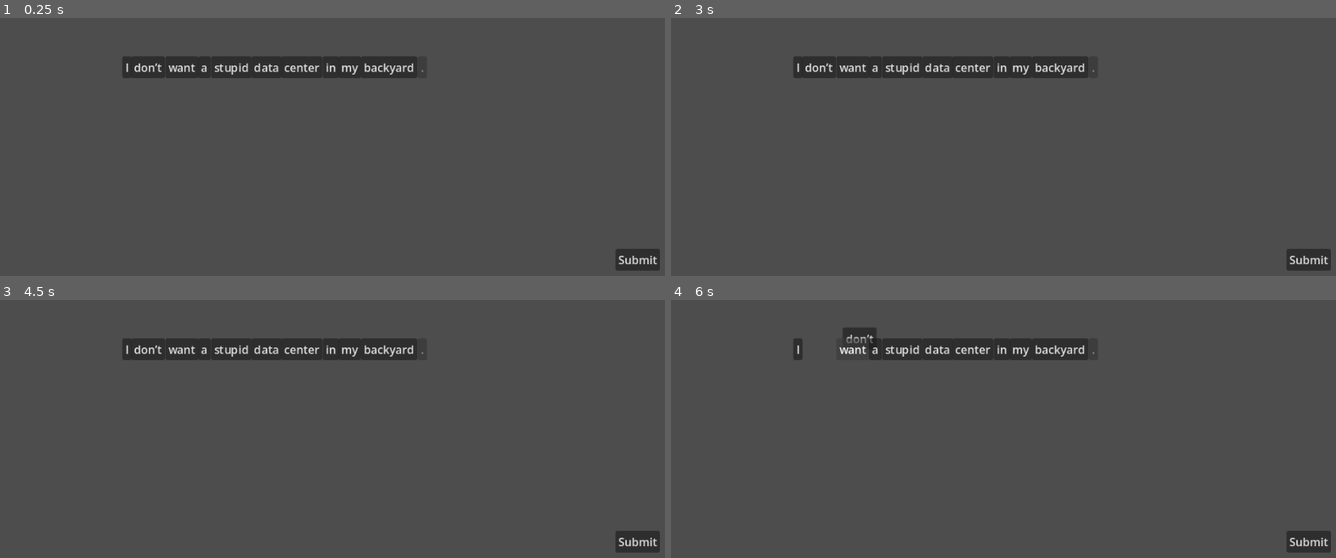
Above: before the commit, frames 1-4 (two rows, left to right).
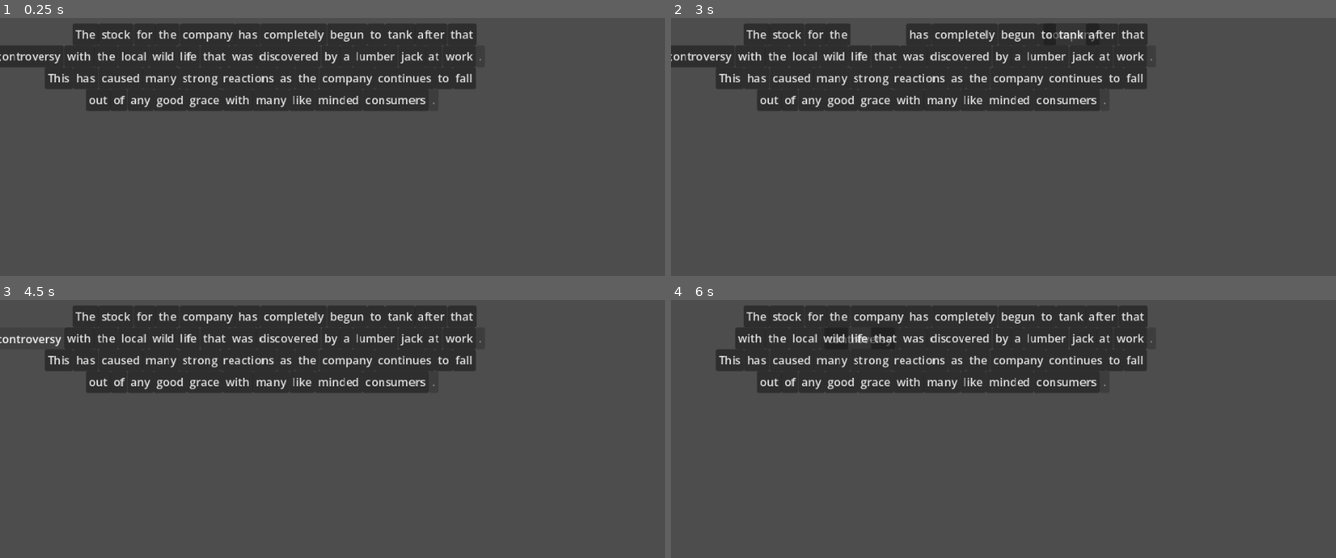
Above: after the commit, the same moments.

Repository: u-sernam-e/word-rot
Game: Godot game, scene res://test.tscn
The game is run twice, just before and just after one commit, with the same random seed, the same clock (stepped at 60 frames per second) and the same inputs.
Inputs (mouse positions are in pixels of both pictures, inside the frame that each line leads up to):
- Up to frame 1 (0.25 s): no input
- Up to frame 2 (3 s): click (797, 67) at 0.5 s, where only the run before the commit has a clickable "I"; click (784, 33) at 1.25 s, where only the run after the commit has a clickable "stock"; click (877, 33) at 2 s, where only the run after the commit has a clickable "company"; click (1070, 33) at 2.75 s, where only the run after the commit has a clickable "tank"
- Up to frame 3 (4.5 s): click (638, 542) at 3.5 s, where only the run before the commit has a clickable "Submit"; click (26, 338) at 4.25 s, where only the run after the commit has a clickable "controversy"
- Up to frame 4 (6 s): click (837, 338) at 5 s, where only the run after the commit has a clickable "wild"; click (857, 338) at 5.75 s, where only the run after the commit has a clickable "life"

The runs differ from the first frame. In frame 1, 17% of the frame differs, in the area x 0-100%, y 2-98%; in frame 2, 16%; in frame 3, 17%; in frame 4, 17%.

Commit message:
edited some stuff

Diff:
--- a/globals/level_sentences.gd
+++ b/globals/level_sentences.gd
@@ -8,6 +8,13 @@
 habitats of the friendly animals I have grown to \
 love and care for in my day to day . Stop ruining \
 the environment !",
+
+	"The stock for the company has completely begun \
+to tank after that controversy with the local wild \
+life that was discovered by a lumber jack at work . \
+This has caused many strong reactions as the company \
+continues to fall out of any good grace with many like \
+minded consumers .",
 
 	"Please , no more ads ! I really wish the company \
 didn’t jack up the prices of all of their services \
@@ -23,17 +30,26 @@
 	"I want a data center in my backyard",
 	"I want backyard data center",
 	"I want data center",
-	"I want",
-	"I"
+	"I want center",
 	],
 	[
 	"I love how the company is friendly to the environment",
 	"My heart has grown for company friendly to environment"
+	],
+	[
+	"The stock good",
+	"Stock strong like tank",
+	"The company grace consumers with stock",
+	"The strong stock is wild",
+	"Jack like good stock Jack is strong consumer",
+	"Jack like strong stock Jack is good consumer"
 	]
 
 	]
 
-
+var min_words = [
+	4, 9, 3, 9, 6, 8, 6, 8, 5, 4, 4
+]
 
 var filler_words : Array = [
 	"a", "the", "how", "it", "has", "begun", "to", "in"
@@ -61,6 +77,23 @@
 		"care" : 1,
 		"environment" : 2,
 		"stop" : -1
+	},
+	{
+		"stock" : 4,
+		"company" : 1,
+		"tank" : 2,
+		"controversy" : -2,
+		"wild" : -2,
+		"life" : -2,
+		"discovered" : -1,
+		"lumber" : 2,
+		"work" : 1,
+		"jack" : 5,
+		"strong" : 2,
+		"good" : 2,
+		"grace" : -2,
+		"like" : 1,
+		"conumer" : 1
 	}
 ]
 
@@ -68,7 +101,7 @@
 	if is_word_array_perfect_answer(word_array, level):
 		return 2
 	var fixed_array = fully_fixed_array(word_array)
-	var level_dict : Dictionary = word_dicts[level-1]
+	var level_dict : Dictionary = word_dicts[level]
 	var score_total = 0.0
 	for word in fixed_array:
 		if level_dict.has(word):
@@ -78,7 +111,7 @@
 
 func is_word_array_perfect_answer(word_array : Array, level : int) -> bool:
 	var fixed_array = fully_fixed_array(word_array)
-	var check_sentences = correct_sentences[level-1]
+	var check_sentences = correct_sentences[level]
 	var check_arrays = []
 
 	for s in check_sentences:
@@ -124,7 +157,7 @@
 
 
 func get_level_sentence_string(level : int) -> String:
-	return level_sentences[level - 1]
+	return level_sentences[level]
 
 func get_level_sentence_array(level : int) -> Array:
 	return string_to_array(get_level_sentence_string(level))
--- a/ingame/game_controller.gd
+++ b/ingame/game_controller.gd
@@ -2,12 +2,34 @@
 
 @export var submit_button : BaseButton
 @export var word_controller : WordController
+@export var level_end_screen : LevelEndScreen
+
+@export var level : int
 
 # Called when the node enters the scene tree for the first time.
 func _ready() -> void:
 	submit_button.pressed.connect(_submit_button_pressed)
+	word_controller.level = level
+
+func _process(_delta: float) -> void:
+	submit_button.visible = should_show_button()
+
+# only update whether the show button
+#func _input(event: InputEvent) -> void:
+#	if event is InputEventMouseButton and event.button_index == MOUSE_BUTTON_LEFT and event.pressed:
+
+
+func should_show_button() -> bool:
+	var sentence = word_controller.get_made_sentence()
+	var fixed_sentence = LevelSentences.fully_fixed_array(sentence)
+	if fixed_sentence.size() >= LevelSentences.min_words[level]:
+		return true
+	return false
 
 func _submit_button_pressed():
 	var sentence = word_controller.get_made_sentence()
+	var score = LevelSentences.get_word_array_score(sentence, level)
+	level_end_screen.set_score_and_show(score)
+
 	print(sentence)
-	print(LevelSentences.get_word_array_score(sentence, 1))
+	print(score)
--- a/ingame/level_end_screen.gd
+++ b/ingame/level_end_screen.gd
@@ -1,7 +1,8 @@
 extends Node2D
+class_name LevelEndScreen
 
 # -1, 0, or 1
-@export var score : int
+@export var score_index : int
 
 var backgroundColors = {
 	-1 : Color.DARK_RED,
@@ -22,18 +23,38 @@
 @onready var okay = $Okay
 @onready var good = $Good
 
+@onready var restart_butt = $Restart
+@onready var next_butt = $Next
+
 # Called when the node enters the scene tree for the first time.
 func _ready() -> void:
-	background.color = backgroundColors[score]
-	lines.modulate = lineColors[score]
-	if score == -1:
+	restart_butt.pressed.connect(_restart_pressed)
+	next_butt.pressed.connect(_next_pressed)
+
+func _restart_pressed():
+	get_tree().reload_current_scene()
+func _next_pressed():
+	LevelTransition.change_scene_to("res://Game/main_menu.gd")
+
+func set_score_and_show(score):
+	if score < 0:
+		score_index = -1
+	elif score < 1:
+		score_index = 0
+	else:
+		score_index = 1
+
+	background.color = backgroundColors[score_index]
+	lines.modulate = lineColors[score_index]
+	if score_index == -1:
 		bad.show()
-	elif score == 0:
+	elif score_index == 0:
 		okay.show()
-	elif score == 1:
+	elif score_index == 1:
 		good.show()
 
+	show()
 
 # Called every frame. 'delta' is the elapsed time since the previous frame.
-func _process(delta: float) -> void:
+func _process(_delta: float) -> void:
 	pass
--- a/ingame/level_end_screen.tscn
+++ b/ingame/level_end_screen.tscn
@@ -45,7 +45,6 @@
 
 [node name="LevelEndScreen" type="Node2D" unique_id=2087576714]
 script = ExtResource("1_tb6pa")
-score = -1
 
 [node name="Background" type="Polygon2D" parent="." unique_id=691025245]
 polygon = PackedVector2Array(0, 0, 960, 0, 960, 540, 0, 540)
--- a/ingame/word_controller/word_controller.gd
+++ b/ingame/word_controller/word_controller.gd
@@ -1,7 +1,7 @@
 extends Node2D
 class_name WordController
 
-@export var level_sentence : int
+var level : int
 @export var center : Vector2
 const MAX_WIDTH : int = 600
 
@@ -12,14 +12,15 @@
 
 # Called when the node enters the scene tree for the first time.
 func _ready() -> void:
+	level = get_parent().level
 	create_words_from_level_sentence()
 	for w in words:
 		w.button_pressed.connect(_word_button_pressed)
-	get_tree().create_timer(0.1).timeout.connect(set_up_word_positions)
+	get_tree().create_timer(0.2).timeout.connect(set_up_word_positions)
 
 # create words from level sentence array
 func create_words_from_level_sentence():
-	var word_array : Array = LevelSentences.get_level_sentence_array(level_sentence)
+	var word_array : Array = LevelSentences.get_level_sentence_array(level)
 	for word_string in word_array:
 		var word = word_scene.instantiate()
 		add_child(word)
--- a/test.tscn
+++ b/test.tscn
@@ -3,21 +3,24 @@
 [ext_resource type="PackedScene" uid="uid://s33077wypp3v" path="res://ingame/word_controller/word_controller.tscn" id="1_6uqi0"]
 [ext_resource type="PackedScene" uid="uid://c1vniq3fqcrwe" path="res://ingame/game_controller.tscn" id="1_ppyta"]
 [ext_resource type="PackedScene" uid="uid://c0j8u4dgkkwo7" path="res://ingame/word_controller/word_dest.tscn" id="3_ppyta"]
+[ext_resource type="PackedScene" uid="uid://bhgnwyua3kc0c" path="res://ingame/level_end_screen.tscn" id="4_ppyta"]
 
 [node name="Test" type="Node2D" unique_id=172724480]
 
-[node name="GameController" parent="." unique_id=120243097 node_paths=PackedStringArray("submit_button", "word_controller") instance=ExtResource("1_ppyta")]
+[node name="GameController" parent="." unique_id=120243097 node_paths=PackedStringArray("submit_button", "word_controller", "level_end_screen") instance=ExtResource("1_ppyta")]
 submit_button = NodePath("Button2")
 word_controller = NodePath("WordController")
+level_end_screen = NodePath("../LevelEndScreen")
+level = 2
 
 [node name="WordController" parent="GameController" unique_id=149952642 instance=ExtResource("1_6uqi0")]
 position = Vector2(389, 229)
 
 [node name="WordDest" parent="GameController/WordController" unique_id=1209687987 instance=ExtResource("3_ppyta")]
-position = Vector2(-12, 253)
+position = Vector2(-79, 262)
 
 [node name="WordDest2" parent="GameController/WordController" unique_id=1647175048 instance=ExtResource("3_ppyta")]
-position = Vector2(54, 251)
+position = Vector2(-13, 260)
 pos = 1
 
 [node name="WordDest3" parent="GameController/WordController" unique_id=1553050183 instance=ExtResource("3_ppyta")]
@@ -38,3 +41,6 @@
 offset_right = 936.0
 offset_bottom = 518.0
 text = "Submit"
+
+[node name="LevelEndScreen" parent="." unique_id=2087576714 instance=ExtResource("4_ppyta")]
+visible = false
